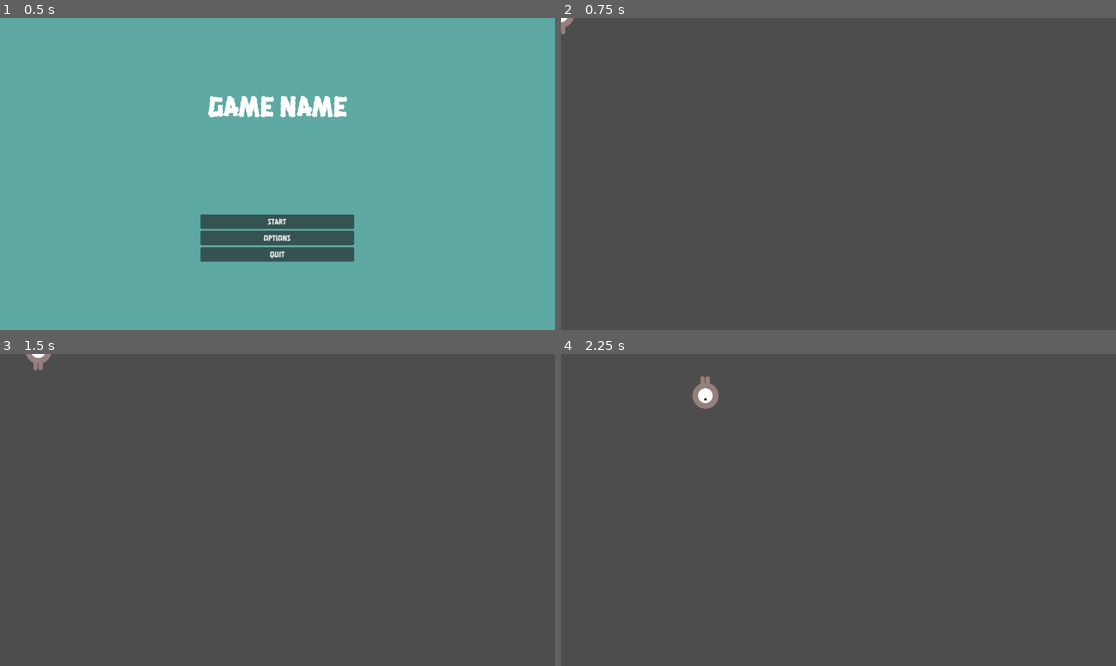
Above: before the commit, frames 1-4 (two rows, left to right).
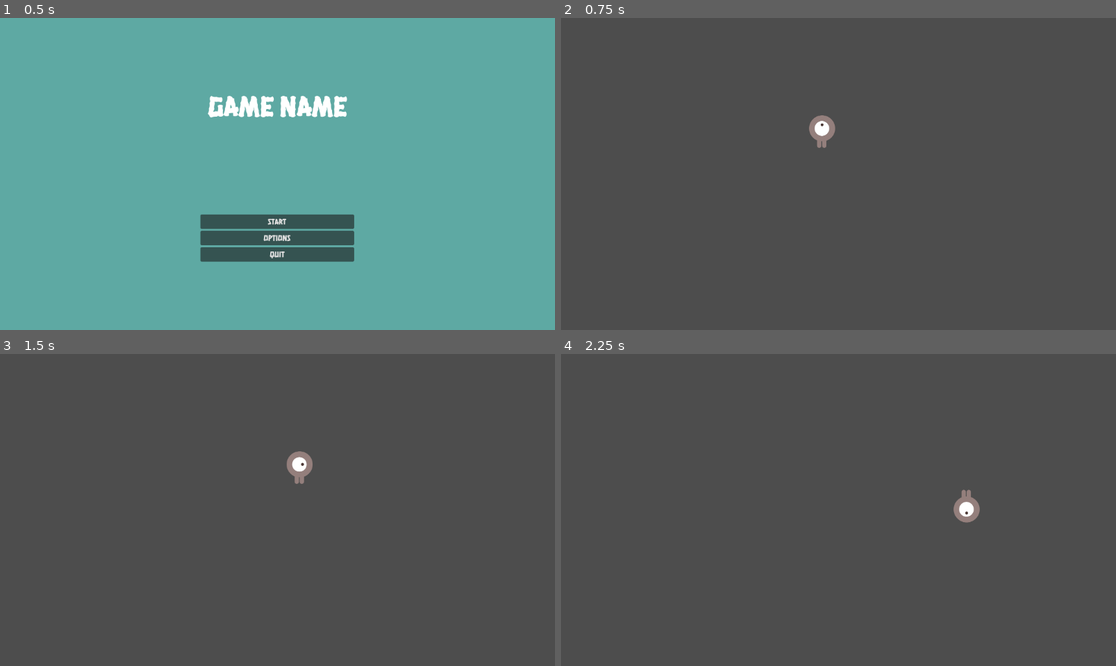
Above: after the commit, the same moments.

Repository: kprsandilya/c3-game
Game: Godot game, scene res://Menu.tscn
Same seed, same stepped clock (60 frames per second), same inputs: the game is played once before the commit and once after it.
Inputs:
- Up to frame 1 (0.5 s): no input
- Up to frame 2 (0.75 s): click "START" at 0.5 s
- Up to frame 3 (1.5 s): tap Enter at 1.25 s; hold Right (right) from 1.28 s (still down)
- Up to frame 4 (2.25 s): release Right (right) at 2.03 s; hold Down (down) from 2.03 s (still down)

Frame 1 is identical in both runs. In frame 2, 0.4% of the frame differs, in the area x 0-50%, y 0-42%; in frame 3, 0.5%; in frame 4, 0.7%, in the area x 23-76%, y 7-55%.

Commit message:
disable diagonal movement

Diff:
--- a/godot-game/Home Scene.tscn
+++ b/godot-game/Home Scene.tscn
@@ -38,6 +38,7 @@
 [node name="Node2D" type="Node2D"]
 
 [node name="player" type="CharacterBody2D" parent="."]
+position = Vector2(542, 236)
 script = ExtResource("1_pmush")
 metadata/_edit_group_ = true
 
--- a/godot-game/player.gd
+++ b/godot-game/player.gd
@@ -14,11 +14,11 @@
 	var velocity = Vector2.ZERO # The player's movement vector.
 	if Input.is_action_pressed("right"):
 		velocity.x += 1
-	if Input.is_action_pressed("left"):
+	elif Input.is_action_pressed("left"):
 		velocity.x -= 1
-	if Input.is_action_pressed("down"):
+	elif Input.is_action_pressed("down"):
 		velocity.y += 1
-	if Input.is_action_pressed("up"):
+	elif Input.is_action_pressed("up"):
 		velocity.y -= 1
 
 	if velocity.length() > 0:
